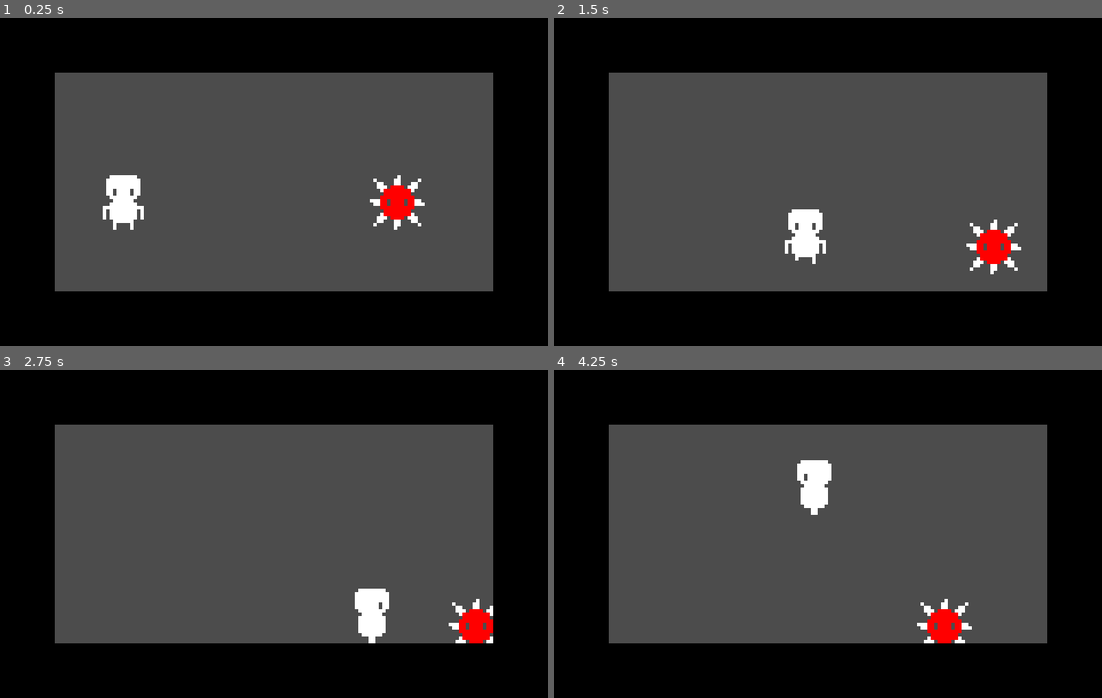
Above: before the commit, frames 1-4 (two rows, left to right).
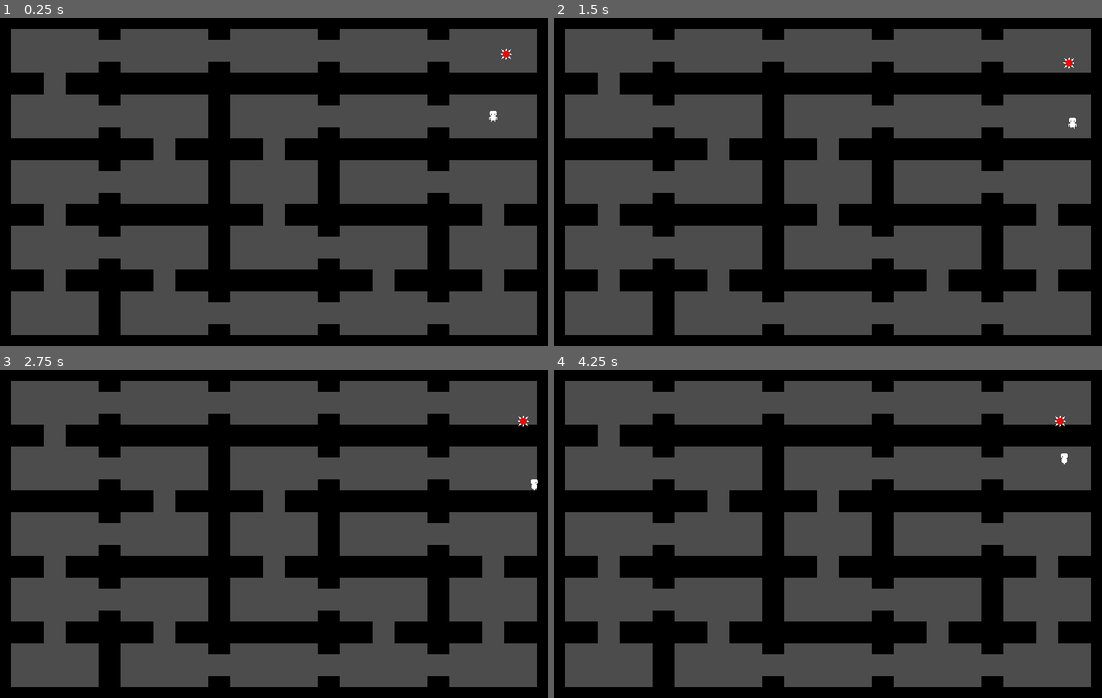
Above: after the commit, the same moments.

Repository: rueterscooter/CS-Club-Project
Game: Godot game, scene res://Scenes/GameLoop.tscn
Same seed, same stepped clock (60 frames per second), same inputs: the game is played once before the commit and once after it.
Inputs:
- Up to frame 1 (0.25 s): no input
- Up to frame 2 (1.5 s): hold Right (ui_right) 0.53-1.28 s; hold Down (ui_down) from 1.28 s (still down)
- Up to frame 3 (2.75 s): release Down (ui_down) at 2.03 s; hold Right (ui_right) from 2.03 s (still down)
- Up to frame 4 (4.25 s): release Right (ui_right) at 2.78 s; hold Up (ui_up) 2.78-3.53 s; hold Left (ui_left) from 3.53 s (still down)

The runs differ from the first frame. In frame 1, 55% of the frame differs, in the area x 2-98%, y 3-97%; in frame 2, 55%; in frame 3, 55%; in frame 4, 55%.

Commit message:
Ready for meeting on 11/29/2018

Diff:
--- /dev/null
+++ b/Animations/blink.tres
@@ -0,0 +1,32 @@
+[gd_resource type="Animation" format=2]
+
+[resource]
+
+resource_name = "blink"
+length = 0.2
+loop = true
+step = 0.1
+tracks/0/type = "value"
+tracks/0/path = NodePath("Sprite:visible")
+tracks/0/interp = 1
+tracks/0/loop_wrap = true
+tracks/0/imported = false
+tracks/0/enabled = true
+tracks/0/keys = {
+"times": PoolRealArray( 0, 0.1 ),
+"transitions": PoolRealArray( 1, 1 ),
+"update": 1,
+"values": [ false, true ]
+}
+tracks/1/type = "value"
+tracks/1/path = NodePath("Sprite:modulate")
+tracks/1/interp = 1
+tracks/1/loop_wrap = true
+tracks/1/imported = false
+tracks/1/enabled = true
+tracks/1/keys = {
+"times": PoolRealArray( 0 ),
+"transitions": PoolRealArray( 1 ),
+"update": 0,
+"values": [ Color( 1, 1, 1, 1 ) ]
+}
--- a/Scenes/GameLoop.tscn
+++ b/Scenes/GameLoop.tscn
@@ -1,22 +1,19 @@
-[gd_scene load_steps=5 format=2]
+[gd_scene load_steps=4 format=2]
 
 [ext_resource path="res://Scripts/Game_Scripts/GameLoop.gd" type="Script" id=1]
-[ext_resource path="res://Scenes/Player.tscn" type="PackedScene" id=2]
+[ext_resource path="res://Scenes/MazeManager.tscn" type="PackedScene" id=2]
 [ext_resource path="res://Scenes/EnemySpikes.tscn" type="PackedScene" id=3]
-[ext_resource path="res://Scenes/RoomManager.tscn" type="PackedScene" id=4]
 
-[node name="Node2D" type="Node2D"]
+[node name="Node2D" type="Node2D" index="0"]
 
 script = ExtResource( 1 )
 _sections_unfolded = [ "Transform" ]
+mazeSize = 5
+roomSizeX = 10
+roomSizeY = 6
 
-[node name="Area2D" parent="." index="0" instance=ExtResource( 2 )]
+[node name="MazeManager" parent="." index="0" instance=ExtResource( 2 )]
 
-position = Vector2( 36, 54 )
-_sections_unfolded = [ "Transform" ]
+[node name="Area2D" parent="." index="1" instance=ExtResource( 3 )]
 
-[node name="Area2D2" parent="." index="1" instance=ExtResource( 3 )]
-
-position = Vector2( 116, 54 )
-
-[node name="Area2D3" parent="." index="2" instance=ExtResource( 4 )]
+position = Vector2( 739, 53 )
--- /dev/null
+++ b/Scenes/MazeManager.tscn
@@ -0,0 +1,9 @@
+[gd_scene load_steps=2 format=2]
+
+[ext_resource path="res://Scripts/Game_Scripts/MazeManager.gd" type="Script" id=1]
+
+[node name="MazeManager" type="Node2D"]
+
+script = ExtResource( 1 )
+
+[node name="MazeHolder" type="Node2D" parent="." index="0"]
--- a/Scenes/Player.tscn
+++ b/Scenes/Player.tscn
@@ -8,6 +8,26 @@
 [ext_resource path="res://Animations/front_walk.tres" type="Animation" id=6]
 [ext_resource path="res://Animations/right_stand.tres" type="Animation" id=7]
 [ext_resource path="res://Animations/right_walk.tres" type="Animation" id=8]
+[ext_resource path="res://Animations/blink.tres" type="Animation" id=9]
+
+[sub_resource type="Animation" id=3]
+
+resource_name = "dmg"
+length = 0.2
+loop = true
+step = 0.1
+tracks/0/type = "value"
+tracks/0/path = NodePath("Sprite:modulate")
+tracks/0/interp = 1
+tracks/0/loop_wrap = true
+tracks/0/imported = false
+tracks/0/enabled = true
+tracks/0/keys = {
+"times": PoolRealArray( 0, 0.1 ),
+"transitions": PoolRealArray( 1, 1 ),
+"update": 1,
+"values": [ Color( 1, 0, 0, 1 ), Color( 1, 1, 1, 1 ) ]
+}
 
 [sub_resource type="RectangleShape2D" id=1]
 
@@ -19,7 +39,7 @@
 custom_solver_bias = 0.0
 extents = Vector2( 5, 8 )
 
-[node name="Area2D" type="Area2D" index="0"]
+[node name="Area2D" type="Area2D"]
 
 input_pickable = true
 gravity_vec = Vector2( 0, 1 )
@@ -49,7 +69,7 @@
 [node name="Sprite" type="Sprite" parent="KinematicBody2D" index="0"]
 
 texture = ExtResource( 2 )
-_sections_unfolded = [ "Animation", "Offset" ]
+_sections_unfolded = [ "Animation", "Material", "Offset", "Visibility" ]
 
 [node name="AnimationPlayer" type="AnimationPlayer" parent="KinematicBody2D" index="1"]
 
@@ -66,11 +86,22 @@
 anims/right_walk = ExtResource( 8 )
 blend_times = [  ]
 
-[node name="SolidCollider" type="CollisionShape2D" parent="KinematicBody2D" index="2"]
+[node name="HurtAnimPlayer" type="AnimationPlayer" parent="KinematicBody2D" index="2"]
+
+root_node = NodePath("..")
+autoplay = ""
+playback_process_mode = 1
+playback_default_blend_time = 0.0
+playback_speed = 1.0
+anims/blink = ExtResource( 9 )
+anims/dmg = SubResource( 3 )
+blend_times = [  ]
+
+[node name="SolidCollider" type="CollisionShape2D" parent="KinematicBody2D" index="3"]
 
 shape = SubResource( 1 )
 
-[node name="Hitbox" type="Area2D" parent="KinematicBody2D" index="3"]
+[node name="Hitbox" type="Area2D" parent="KinematicBody2D" index="4"]
 
 input_pickable = true
 gravity_vec = Vector2( 0, 1 )
@@ -84,7 +115,7 @@
 
 shape = SubResource( 2 )
 
-[node name="Camera2D" type="Camera2D" parent="KinematicBody2D" index="4"]
+[node name="Camera2D" type="Camera2D" parent="KinematicBody2D" index="5"]
 
 visible = false
 anchor_mode = 1
@@ -110,7 +141,7 @@
 editor_draw_limits = false
 editor_draw_drag_margin = false
 
-[node name="BulletPos" type="Node2D" parent="KinematicBody2D" index="5"]
+[node name="BulletPos" type="Node2D" parent="KinematicBody2D" index="6"]
 
 scale = Vector2( 0.1, 0.1 )
 _sections_unfolded = [ "Material", "Transform", "Visibility", "Z Index" ]
--- a/Scenes/RoomManager.tscn
+++ b/Scenes/RoomManager.tscn
@@ -1,22 +1,19 @@
 [gd_scene load_steps=3 format=2]
 
 [ext_resource path="res://Scripts/Game_Scripts/RoomManager.gd" type="Script" id=1]
-[ext_resource path="res://Scenes/GameCam.gd" type="Script" id=2]
+[ext_resource path="res://Scripts/Game_Scripts/GameCam.gd" type="Script" id=2]
 
-[node name="Node2D" type="Node2D"]
+[node name="RoomManager" type="Node2D" index="0"]
 
 script = ExtResource( 1 )
-_sections_unfolded = [ "Transform" ]
-rows = 6
-cols = 10
-tileSize = 16
+_sections_unfolded = [ "Transform", "Visibility" ]
 
 [node name="Cam" type="Camera2D" parent="." index="0"]
 
 position = Vector2( 80, 48 )
 anchor_mode = 1
 rotating = false
-current = true
+current = false
 zoom = Vector2( 0.2, 0.2 )
 limit_left = -10000000
 limit_top = -10000000
--- a/Scripts/Game_Scripts/GameLoop.gd
+++ b/Scripts/Game_Scripts/GameLoop.gd
@@ -1,26 +1,105 @@
 extends Node2D
 
-var player = load("res://Scenes/Player.tscn")
-var roomManager = load("res://Scenes/RoomManager.tscn")
+var player
+var mazeManager
+var roomManager
+
+export var mazeSize = 5
+export var roomSizeX = 10
+export var roomSizeY = 6
+
+var tileSize = 16
+
+var currentRoom
 
 func _ready():
 
 	player = load("res://Scenes/Player.tscn")
+	mazeManager = $MazeManager
 	roomManager = load("res://Scenes/RoomManager.tscn")
 
-	instantiate_room()
+	instantiate_maze()
 	instantiate_player()
 
 	pass
 
-func instantiate_room():
+func _process(delta):
 
+#	change_room_cam()
 
+	pass
+
+func instantiate_maze():
+
+	mazeManager.size = mazeSize
+
+	var rooms = []
+
+	var row = 0
+	var col = 0
+
+	while row < mazeSize:
+		rooms.append([])
+		while col < mazeSize:
+			instantiate_room(rooms, row, col)
+			col += 1
+		row += 1
+		col = 0
+
+	mazeManager.rooms = rooms
+
+	mazeManager.maze_setup()
+	currentRoom = $MazeManager/MazeHolder/Start
+
+	pass
+
+func instantiate_room(var rooms, var row, var col):
+
+	rooms[row].append(roomManager.instance())
+	$MazeManager/MazeHolder.add_child(rooms[row][col])
+	rooms[row][col].set_name("room")
+	rooms[row][col].rows = roomSizeY
+	rooms[row][col].cols = roomSizeX
+	rooms[row][col].tileSize = tileSize
+	rooms[row][col].rowPos = row
+	rooms[row][col].colPos = col
+	rooms[row][col].position = Vector2(col * roomSizeX, row * roomSizeY) * tileSize
 
 	pass
 
 func instantiate_player():
 
+	var midX = $MazeManager/MazeHolder/Start.global_position.x + (roomSizeX * tileSize / 2)
+	var midY = $MazeManager/MazeHolder/Start.global_position.y + (roomSizeY * tileSize / 2)
 
+	var playerInstance = player.instance()
+	self.add_child(playerInstance)
+	playerInstance.set_name("Player")
+	playerInstance.global_position = Vector2(midX, midY)
 
 	pass
+
+func change_room_cam():
+
+#	Player exits top
+	if $Player/KinematicBody2D.global_position.y < currentRoom.global_position.y:
+		currentRoom.get_child(0).current = false
+		currentRoom = mazeManager.rooms[currentRoom.rowPos - 1][currentRoom.colPos]
+		currentRoom.get_child(0).current = true
+#	Player exits bottom
+	elif $Player/KinematicBody2D.global_position.y > currentRoom.global_position.y + (roomSizeY * tileSize):
+		currentRoom.get_child(0).current = false
+		currentRoom = mazeManager.rooms[currentRoom.rowPos + 1][currentRoom.colPos]
+		currentRoom.get_child(0).current = true
+#	Player exits left
+	elif $Player/KinematicBody2D.global_position.x < currentRoom.global_position.x:
+		currentRoom.get_child(0).current = false
+		currentRoom = mazeManager.rooms[currentRoom.rowPos][currentRoom.colPos - 1]
+		currentRoom.get_child(0).current = true
+#	Player exits right
+	elif $Player/KinematicBody2D.global_position.x > currentRoom.global_position.x + (roomSizeX * tileSize):
+		currentRoom.get_child(0).current = false
+		currentRoom = mazeManager.rooms[currentRoom.rowPos][currentRoom.colPos + 1]
+		currentRoom.get_child(0).current = true
+
+	pass
--- /dev/null
+++ b/Scripts/Game_Scripts/MazeManager.gd
@@ -0,0 +1,122 @@
+extends Node2D
+
+var size
+
+var wallDir = { "top":0,
+				"bot":1,
+				"left":2,
+				"right":3 }
+
+var rooms
+
+var startRow = 0
+var startCol = 0
+
+func _ready():
+	# Called when the node is added to the scene for the first time.
+	# Initialization here
+	pass
+
+func maze_setup():
+
+	generate_maze()
+#	$MazeHolder/Start/Cam.current = true
+	for row in rooms:
+		for room in row:
+			room.room_setup()
+
+	pass
+
+func generate_maze():
+
+	randomize()
+
+	var stack = []
+	var endRoomPlaced = false
+#	Have all walls in your maze intact (not broken).
+	reset_rooms()
+
+#	Choose a random start point, push it into the stack. Call this initial square 'current square'.
+	startRow = randi() % size
+	startCol = randi() % size
+	var curRoom = rooms[startRow][startCol]
+	curRoom.set_name("Start")
+	stack.append(curRoom)
+
+#	Repeat while the stack is not empty:
+	while stack.size() > 0:
+		randomize()
+#		Get list of all neighboring squares to the current square where those neighbors have all their walls intact (unvisited).
+		var neighbors = get_unvisited_neighbors(curRoom)
+#		If there are neighbors (i.e., List.Size > 0):
+		if neighbors.size() > 0:
+#			Choose one of the neighbors at random. Call it 'temp'.
+			var temp = neighbors[randi() % neighbors.size()]
+#			Knock the wall between 'temp' and the current square.
+			knock_down_walls(curRoom, temp)
+#			Push the current square into the stack.
+			curRoom.visited = true
+			stack.append(curRoom)
+#			Make the current square equals 'temp'.
+			curRoom = temp
+#		Else if there are no neighbors
+		else:
+			if !endRoomPlaced:
+				curRoom.set_name("End")
+				endRoomPlaced = true
+#				curRoom.visible = false
+#			Pop a square from the stack. Make current square equal to it.
+			curRoom.visited = true
+			curRoom = stack.back()
+			stack.pop_back()
+
+	pass
+
+func reset_rooms():
+
+	for row in rooms:
+		for col in row:
+			for wall in col.walls:
+				wall = true
+
+	pass
+
+func get_unvisited_neighbors(var room):
+
+	var neighborsList = []
+
+#	top
+	if room.rowPos > 0 && !rooms[room.rowPos - 1][room.colPos].visited:
+		neighborsList.append(rooms[room.rowPos - 1][room.colPos])
+#	bottom
+	if room.rowPos < size - 1 && !rooms[room.rowPos + 1][room.colPos].visited:
+		neighborsList.append(rooms[room.rowPos + 1][room.colPos])
+#	left
+	if room.colPos > 0 && !rooms[room.rowPos][room.colPos - 1].visited:
+		neighborsList.append(rooms[room.rowPos][room.colPos - 1])
+#	right
+	if room.colPos < size - 1 && !rooms[room.rowPos][room.colPos + 1].visited:
+		neighborsList.append(rooms[room.rowPos][room.colPos + 1])
+
+	return neighborsList
+
+func knock_down_walls(var room, var neighbor):
+
+#	if neighbor is on top
+	if neighbor.rowPos < room.rowPos:
+		room.walls[wallDir.top] = false
+		neighbor.walls[wallDir.bot] = false
+#	if neighbor is on bottom
+	if neighbor.rowPos > room.rowPos:
+		room.walls[wallDir.bot] = false
+		neighbor.walls[wallDir.top] = false
+#	if neighbor is on the left
+	if neighbor.colPos < room.colPos:
+		room.walls[wallDir.left] = false
+		neighbor.walls[wallDir.right] = false
+#	if neighbor is on the right
+	if neighbor.colPos > room.colPos:
+		room.walls[wallDir.right] = false
+		neighbor.walls[wallDir.left] = false
+
+	pass
--- a/Scripts/Game_Scripts/RoomManager.gd
+++ b/Scripts/Game_Scripts/RoomManager.gd
@@ -1,20 +1,26 @@
-extends Node2D
+extends "res://Scripts/Game_Scripts/MazeManager.gd"
 
-export var rows = 6
-export var cols = 10
-export var tileSize = 16
+var rows
+var cols
+
+var rowPos = 0
+var colPos = 0
+
+var visited = false
+var walls = [ true, true, true, true ]
 
 var cam
 
-var wall
+var wallTile
 var room
 var roomTiles = []
 
+var tileSize
+
 func _ready():
 
-	wall = load("res://Scenes/Wall.tscn")
+	wallTile = load("res://Scenes/Wall.tscn")
 	cam = $Cam
-	room_setup()
 
 	pass
 
@@ -31,7 +37,7 @@
 
 			# Draw walls
 			if room[row][col] == 1:
-				toInstantiate = wall
+				toInstantiate = wallTile
 				wallCtr += 1
 
 			# Instantiate the tile
@@ -55,13 +61,36 @@
 	while row < rows:
 		room.append([])
 		while col < cols:
+#			Mark walls
 			if row == 0 || row == rows - 1 || col == 0 || col == cols - 1:
 				room[row].append(1)
+				mark_open_doors(row, col)
+#			Mark empty space
 			else:
 				room[row].append(0)
 			col += 1
 		row += 1
 		col = 0
+
+	pass
+
+func mark_open_doors(var row, var col):
+
+	var midX = int(cols / 2)
+	var midY = int(rows / 2)
+
+	if !walls[wallDir.top]:
+		if row == 0 && (col == midX || (cols % 2 == 0 && col == midX - 1)):
+			room[row][col] = 0
+	if !walls[wallDir.bot]:
+		if row == rows - 1 && (col == midX || (cols % 2 == 0 && col == midX - 1)):
+			room[row][col] = 0
+	if !walls[wallDir.left]:
+		if col == 0 && (row == midY || (rows % 2 == 0 && row == midY - 1)):
+			room[row][col] = 0
+	if !walls[wallDir.right]:
+		if col == cols - 1 && (row == midY || (rows % 2 == 0 && row == midY - 1)):
+			room[row][col] = 0
 
 	pass
 
--- a/Scripts/Game_Scripts/entity.gd
+++ b/Scripts/Game_Scripts/entity.gd
@@ -12,6 +12,7 @@
 
 var sprite
 var anim
+var dmgAnim
 
 var state = "normal"
 var invincible = false
@@ -68,9 +69,11 @@
 		hurtTimer -= delta
 		if hurtTimer <= 0:
 			state = "normal"
-#			if type == "enemy":
-#				invincible = false
-			invincible = false
+			if type == "enemy":
+				invincible = false
+			else:
+				dmgAnim.play("blink")
+#			invincible = false
 
 	pass
 
--- a/Scripts/Player_Scripts/Bullet.gd
+++ b/Scripts/Player_Scripts/Bullet.gd
@@ -28,6 +28,6 @@
 		area.get_parent().destroy()
 		# The line below calls the shake function in the GameCam script
 		# this line will ONLY work here. Copying and pasting WILL NOT WORK
-		get_parent().get_parent().get_parent().get_child(2).get_child(0).shake(0.5, 8, 2)
+		get_parent().get_parent().get_parent().currentRoom.get_child(0).shake(0.5, 8, 2)
 
 	pass
--- a/Scripts/Player_Scripts/Player.gd
+++ b/Scripts/Player_Scripts/Player.gd
@@ -13,6 +13,7 @@
 
 	sprite = $Sprite
 	anim = $AnimationPlayer
+	dmgAnim = $HurtAnimPlayer
 
 	pass
 
@@ -23,13 +24,12 @@
 			normal_controls_loop()
 			normal_movement_loop()
 			normal_animation_loop()
-#			hurt_cool_down_loop(delta)
+			hurt_cool_down_loop(delta)
 		"hurt":
 			hurt_loop(delta)
 			hurt_movement_loop()
 
 	hurt_animation_loop()
-
 	shoot_cool_down_loop(delta)
 
 	pass
@@ -99,14 +99,15 @@
 
 	pass
 
-#func hurt_cool_down_loop(delta):
-#
-#	if invincible && hurtCDTimer > 0:
-#		hurtCDTimer -= delta
-#		if hurtCDTimer <= 0:
-#			invincible = false
-#
-#	pass
+func hurt_cool_down_loop(delta):
+
+	if invincible && hurtCDTimer > 0:
+		hurtCDTimer -= delta
+		if hurtCDTimer <= 0:
+			invincible = false
+			dmgAnim.stop(true)
+
+	pass
 
 func hurt_animation_loop():
 
@@ -186,9 +187,10 @@
 
 	if area.get_parent().get("type") == "enemy" && !invincible:
 		damaged_by(area.get_parent())
+		dmgAnim.play("dmg")
 		# The line below calls the shake function in the GameCam script
 		# this line will ONLY work here. Copying and pasting WILL NOT WORK
-		get_parent().get_parent().get_child(2).get_child(0).shake(0.5, 15, 5)
-#		hurtCDTimer = hurtCDTime
+		get_parent().get_parent().currentRoom.get_child(0).shake(0.5, 15, 5)
+		hurtCDTimer = hurtCDTime
 
 	pass
Not shown: 1 places in Scenes/Player.tscn that only renumber resources
Renamed: Scenes/GameCam.gd -> Scripts/Game_Scripts/GameCam.gd
